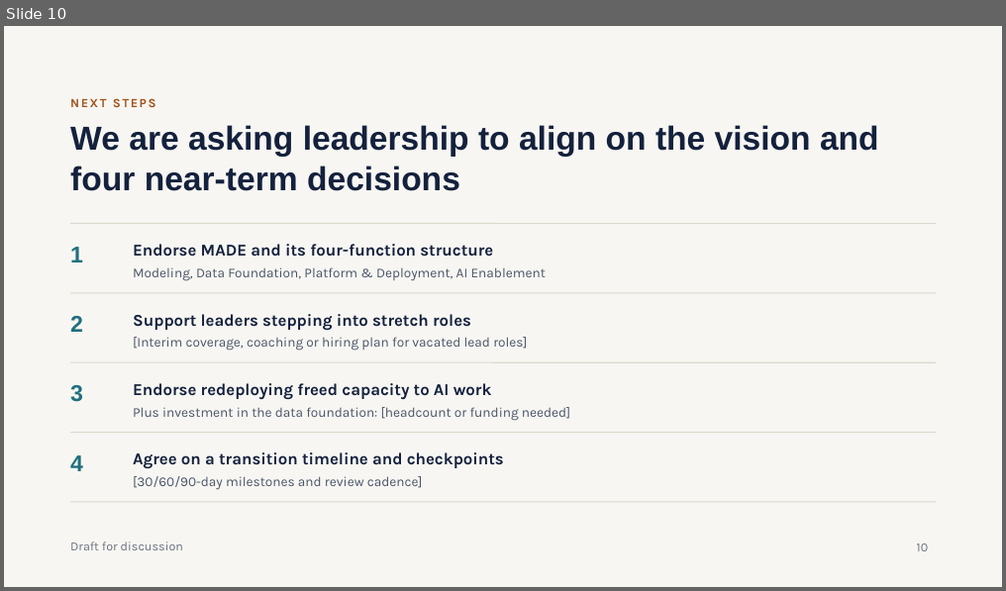
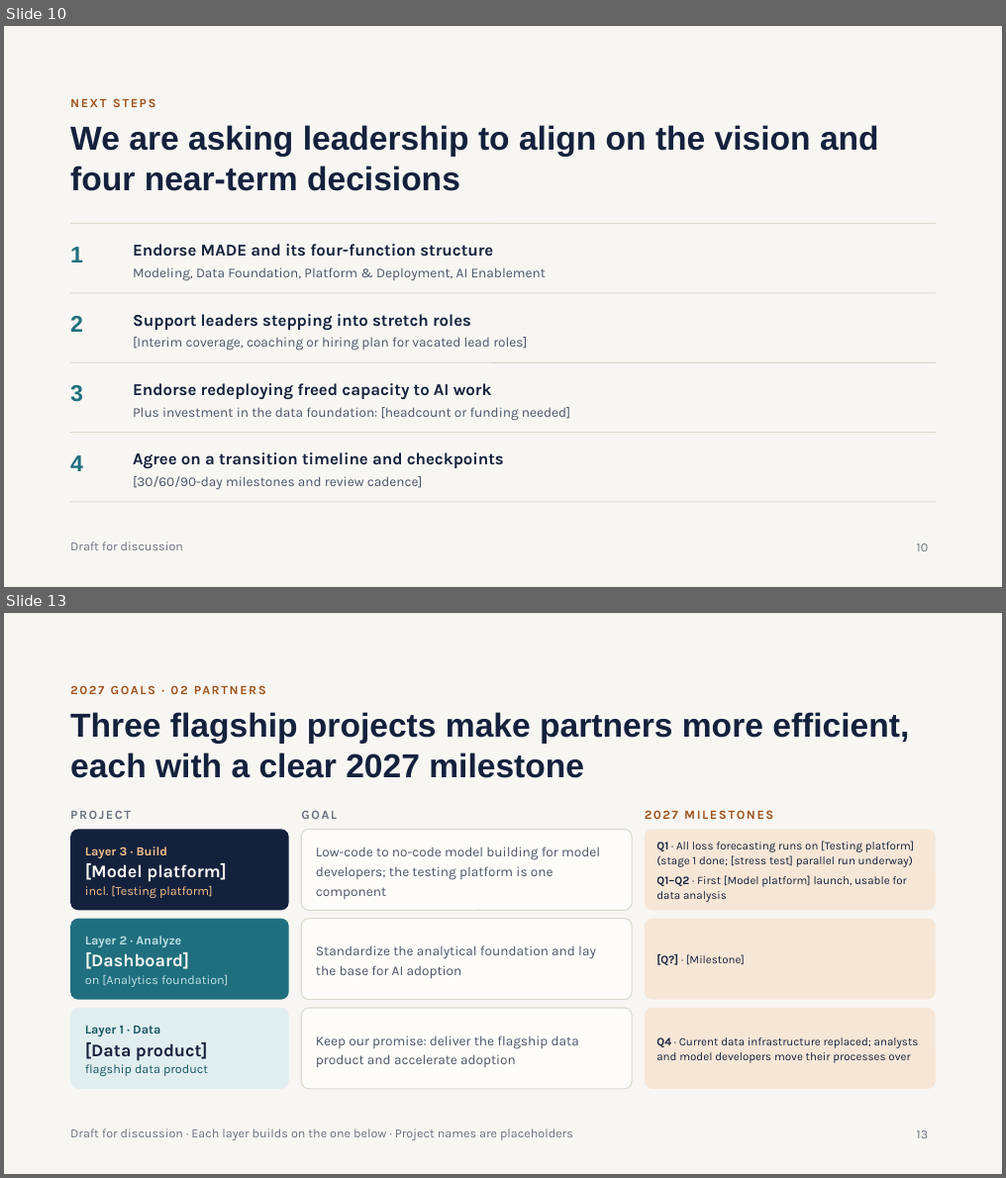
Before and after one commit to wwd1015/slide-template, a slide deck: MADE Team Strategy.pptx. Shown one above the other, each under a label of ours: slide 10 before the commit, slides 10 and 13 after it; the slides between them are not shown. The pictures are 1006x591 and 1006x1178 pixels, drawn with LibreOffice and Linux fonts; fonts in the diff are those of the drawing. Boxes give left, top, right and bottom in pixels: in the first picture for what was removed or moved away, otherwise in the second. Text is boxed around its words. In the diff, an @@ line names an element or a change of style, - is before the commit and + after.

```diff
--- a/MADE Team Strategy.pptx
+++ b/MADE Team Strategy.pptx
@@ slide 13 added at (x1=4, y1=613, x2=1002, y2=1174), background #F7F6F2 @@
@@ text added at (x1=70, y1=679, x2=936, y2=698), 12 pt, text #A0521A, bold @@
+2027 GOALS · 02 PARTNERS
@@ title added at (x1=70, y1=712, x2=909, y2=778), 32 pt, text #14213D, bold @@
+Three flagship projects make partners more efficient, each with a clear 2027 milestone
@@ text added at (x1=70, y1=811, x2=131, y2=819), 12 pt, text #6B7280, bold @@
+PROJECT
@@ text added at (x1=301, y1=810, x2=337, y2=819), 12 pt, text #6B7280, bold @@
+GOAL
@@ text added at (x1=645, y1=810, x2=773, y2=819), 12 pt, text #A0521A, bold @@
+2027 MILESTONES
@@ rounded rectangle added at (x1=70, y1=830, x2=289, y2=910), fill #14213D @@
@@ text added at (x1=85, y1=847, x2=226, y2=898), 12 pt, text #F2C089, bold @@
+Layer 3 · Build
+[Model platform]
+incl. [Testing platform]
@@ rounded rectangle added at (x1=301, y1=830, x2=632, y2=910), fill #FDFCF9, outline #DDD8CC 1 pt @@
@@ text added at (x1=316, y1=847, x2=600, y2=899), 13 pt, text #4A5568 @@
+Low-code to no-code model building for model developers; the testing platform is one component
@@ rounded rectangle added at (x1=645, y1=830, x2=936, y2=910), fill #F6E6D6 @@
@@ text added at (x1=656, y1=841, x2=914, y2=902), 11 pt, text #14213D @@
+Q1 · All loss forecasting runs on [Testing platform] (stage 1 done; [stress test] parallel run underway)
+Q1–Q2 · First [Model platform] launch, usable for data analysis
@@ rounded rectangle added at (x1=70, y1=919, x2=289, y2=999), fill #1F6F7E @@
@@ text added at (x1=85, y1=936, x2=228, y2=987), 12 pt, text #BFE0E5, bold @@
+Layer 2 · Analyze
+[Dashboard]
+on [Analytics foundation]
@@ rounded rectangle added at (x1=301, y1=919, x2=632, y2=999), fill #FDFCF9, outline #DDD8CC 1 pt @@
@@ rounded rectangle added at (x1=645, y1=919, x2=936, y2=999), fill #F6E6D6 @@
@@ text added at (x1=316, y1=946, x2=596, y2=978), 13 pt, text #4A5568 @@
+Standardize the analytical foundation and lay the base for AI adoption
@@ text added at (x1=656, y1=955, x2=745, y2=965), 11 pt, text #14213D @@
+[Q?] · [Milestone]
@@ rounded rectangle added at (x1=70, y1=1008, x2=289, y2=1089), fill #E1EEF0 @@
@@ text added at (x1=85, y1=1026, x2=208, y2=1076), 12 pt, text #155563, bold @@
+Layer 1 · Data
+[Data product]
+flagship data product
@@ rounded rectangle added at (x1=301, y1=1008, x2=632, y2=1089), fill #FDFCF9, outline #DDD8CC 1 pt @@
@@ rounded rectangle added at (x1=645, y1=1008, x2=936, y2=1089), fill #F6E6D6 @@
@@ text added at (x1=316, y1=1036, x2=579, y2=1067), 13 pt, text #4A5568 @@
+Keep our promise: deliver the flagship data product and accelerate adoption
@@ text added at (x1=656, y1=1038, x2=919, y2=1063), 11 pt, text #14213D @@
+Q4 · Current data infrastructure replaced; analysts and model developers move their processes over
@@ text added at (x1=70, y1=1129, x2=573, y2=1141), 12 pt, text #6B7280 @@
+Draft for discussion · Each layer builds on the one below · Project names are placeholders
@@ page number added at (x1=917, y1=1131, x2=929, y2=1139), 12 pt, text #6B7280 @@
+13
```
Also in this commit, not shown: 4 other slides added.
